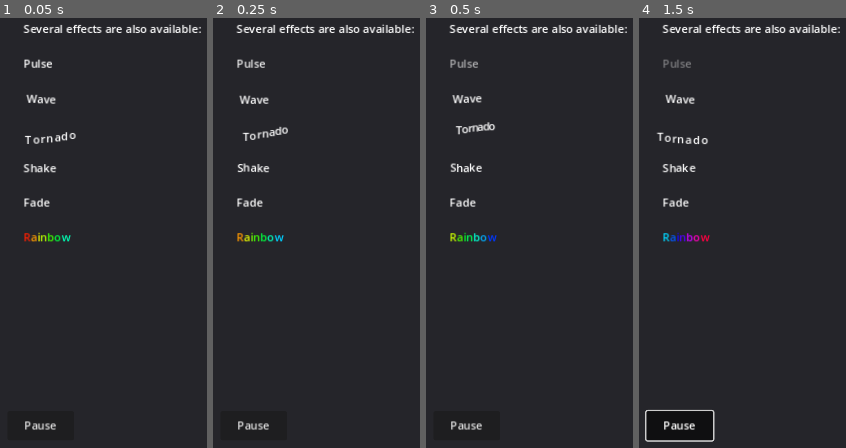
Above: before the commit, frames 1-4 (left to right).
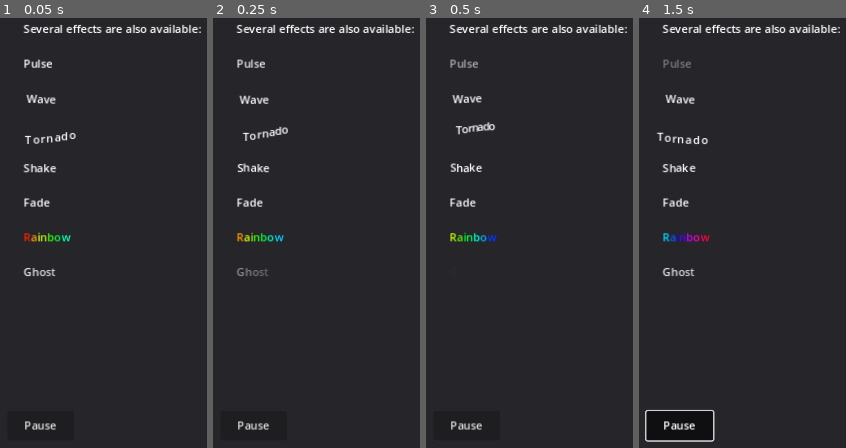
Above: after the commit, the same moments.

Repository: tommyettinger/textratrader
Game: Godot game, scene res://rich_text_bbcode.tscn
Same seed, same stepped clock (60 frames per second), same inputs: the game is played once before the commit and once after it.
Inputs:
- Up to frame 1 (0.05 s): no input
- Up to frame 2 (0.25 s): no input
- Up to frame 3 (0.5 s): no input
- Up to frame 4 (1.5 s): click "Pause" at 1.25 s

The runs differ from the first frame. In frame 1, 0.2% of the frame differs, in the area x 11-28%, y 58-60%; in frame 2, 0.1%; in frame 3, less than 0.1%; in frame 4, 0.2%.

Commit message:
Add the Ghost effect from official docs.

Diff:
--- a/rich_text_bbcode.tscn
+++ b/rich_text_bbcode.tscn
@@ -1,8 +1,12 @@
-[gd_scene load_steps=5 format=3 uid="uid://oeg5vj7lpjw0"]
+[gd_scene load_steps=7 format=3 uid="uid://oeg5vj7lpjw0"]
 
 [ext_resource type="Script" path="res://rich_text_bbcode.gd" id="1"]
+[ext_resource type="Script" path="res://rich_text_ghost.gd" id="2_ud7cv"]
 
 [sub_resource type="StyleBoxEmpty" id="StyleBoxEmpty_q1hwu"]
+
+[sub_resource type="RichTextEffect" id="RichTextEffect_qpjrg"]
+script = ExtResource("2_ud7cv")
 
 [sub_resource type="InputEventAction" id="InputEventAction_eu7pn"]
 action = &"toggle_pause"
@@ -60,8 +64,11 @@
 
 [fade start=75 length=7]Fade[/fade]
 
-[rainbow freq=0.4 val=1 sat=1]Rainbow[/rainbow]"
+[rainbow freq=0.4 val=1 sat=1]Rainbow[/rainbow]
+
+[ghost freq=5.0 span=10.0]Ghost[/ghost]"
 context_menu_enabled = true
+custom_effects = [SubResource("RichTextEffect_qpjrg")]
 selection_enabled = true
 
 [node name="Pause" type="Button" parent="."]
--- /dev/null
+++ b/rich_text_ghost.gd
@@ -0,0 +1,17 @@
+@tool
+extends RichTextEffect
+class_name RichTextGhost
+
+# Syntax: [ghost freq=5.0 span=10.0]Ghost[/ghost]
+
+# Define the tag name.
+var bbcode = "ghost"
+
+func _process_custom_fx(char_fx):
+	# Get parameters, or use the provided default value if missing.
+	var speed = char_fx.env.get("freq", 5.0)
+	var span = char_fx.env.get("span", 10.0)
+
+	var alpha = sin(char_fx.elapsed_time * speed + (char_fx.range.x / span)) * 0.5 + 0.5
+	char_fx.color.a = alpha
+	return true
